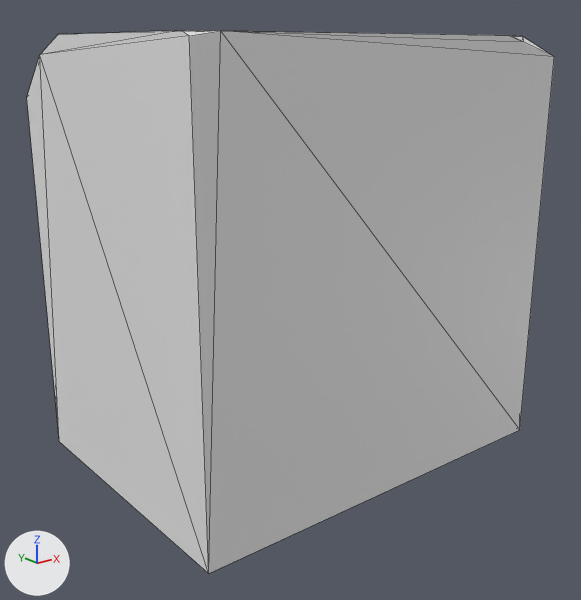
The OBJ model assets/pieces/potato_train/potato_0122.obj, before and after one commit.
Camera for both pictures: a 50 mm lens placed at (-0.0302, -0.0375, 0.0119), pointed at (-0.001, -0.001, -0.0027). Arrows for +X, +Y and +Z are at lower left; the lights stay in place. The older version comes first. Mesh edges are drawn as thin lines. Where no turn or scale is listed for an object, it has been applied to the vertices.

The scene before the commit, as lines of its bpy script (objects in view):
```python
me_potato_0122 = bpy.data.meshes.new('potato_0122')
me_potato_0122.from_pydata(...)  # 20 vertices, 36 faces; spans x -0.0124..0.0124, y -0.0088..0.0088, z -0.0125..0.0126
ob_potato_0122 = bpy.data.objects.new('potato_0122', me_potato_0122)
ob_potato_0122.location = (0.0, 0.0, 0.0)
```
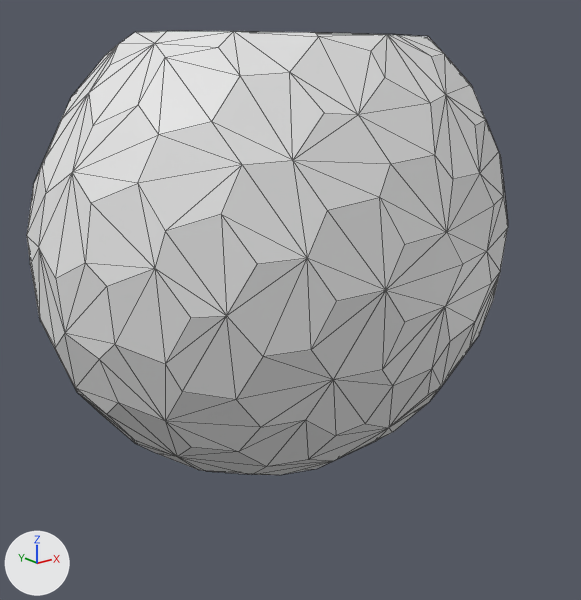
Changed parts and their boxes [x1, y1, x2, y2] in the pictures (581 x 600 px):
```json
{"object": "potato_0122", "change": "reshaped", "before": [27, 31, 554, 573], "after": [27, 31, 508, 475], "on screen": "9% narrower, 18% shorter"}
```

Scene script edits in JSON lines:
```json
{"block": "me_potato_0122", "where": "# used by ob_potato_0122; location = (0.0, 0.0, 0.0)"}
{"op": "remove", "block": "me_potato_0122", "code": "me_potato_0122.from_pydata(...)  # 20 vertices, 36 faces; spans x -0.0124..0.0124, y -0.0088..0.0088, z -0.0125..0.0126"}
{"op": "add", "block": "me_potato_0122", "code": "me_potato_0122.from_pydata(...)  # 220 vertices, 436 faces; spans x -0.0153..0.0144, y -0.0103..0.0077, z -0.0145..0.0127"}
{"block": "me_potato_0122", "change": "me_potato_0122 part 1: the whole mesh is rebuilt"}
```
